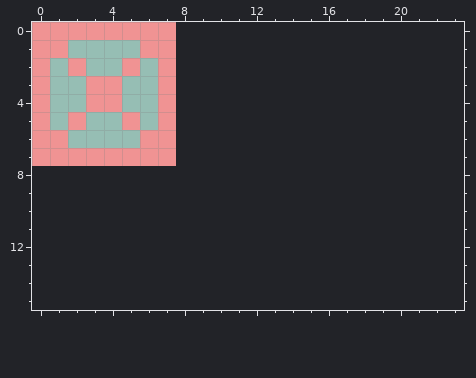
A pixel-art sprite gets an edit: Content/Assets/Tileset/collisions.png. Above: the version before the commit.
The file is 16x16 pixels, drawn in blocks of 2x2; one block is one cell here. The old version is drawn lined up with the new one, on the new canvas.
After:
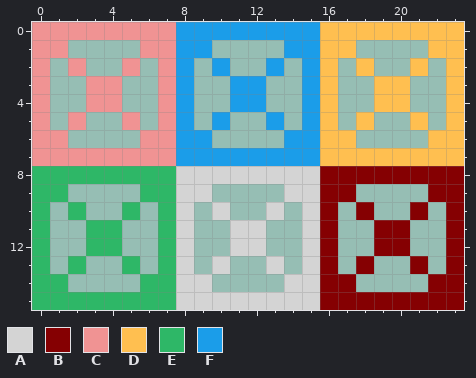
Palette (. is transparent): A #d4d4d4  B #850002  C #f09393  D #ffbf50  E #2eb767  F #1b9de9
The exact change:
canvas 8x8 -> 24x16
@@ x 0..23 @@
- 0 CCCCCCCC................
- 1 CC....CC................
- 2 C.C..C.C................
- 3 C..CC..C................
- 4 C..CC..C................
- 5 C.C..C.C................
- 6 CC....CC................
- 7 CCCCCCCC................
- 8 ........................
- 9 ........................
-10 ........................
-11 ........................
-12 ........................
-13 ........................
-14 ........................
-15 ........................
+ 0 CCCCCCCCFFFFFFFFDDDDDDDD
+ 1 CC....CCFF....FFDD....DD
+ 2 C.C..C.CF.F..F.FD.D..D.D
+ 3 C..CC..CF..FF..FD..DD..D
+ 4 C..CC..CF..FF..FD..DD..D
+ 5 C.C..C.CF.F..F.FD.D..D.D
+ 6 CC....CCFF....FFDD....DD
+ 7 CCCCCCCCFFFFFFFFDDDDDDDD
+ 8 EEEEEEEEAAAAAAAABBBBBBBB
+ 9 EE....EEAA....AABB....BB
+10 E.E..E.EA.A..A.AB.B..B.B
+11 E..EE..EA..AA..AB..BB..B
+12 E..EE..EA..AA..AB..BB..B
+13 E.E..E.EA.A..A.AB.B..B.B
+14 EE....EEAA....AABB....BB
+15 EEEEEEEEAAAAAAAABBBBBBBB
